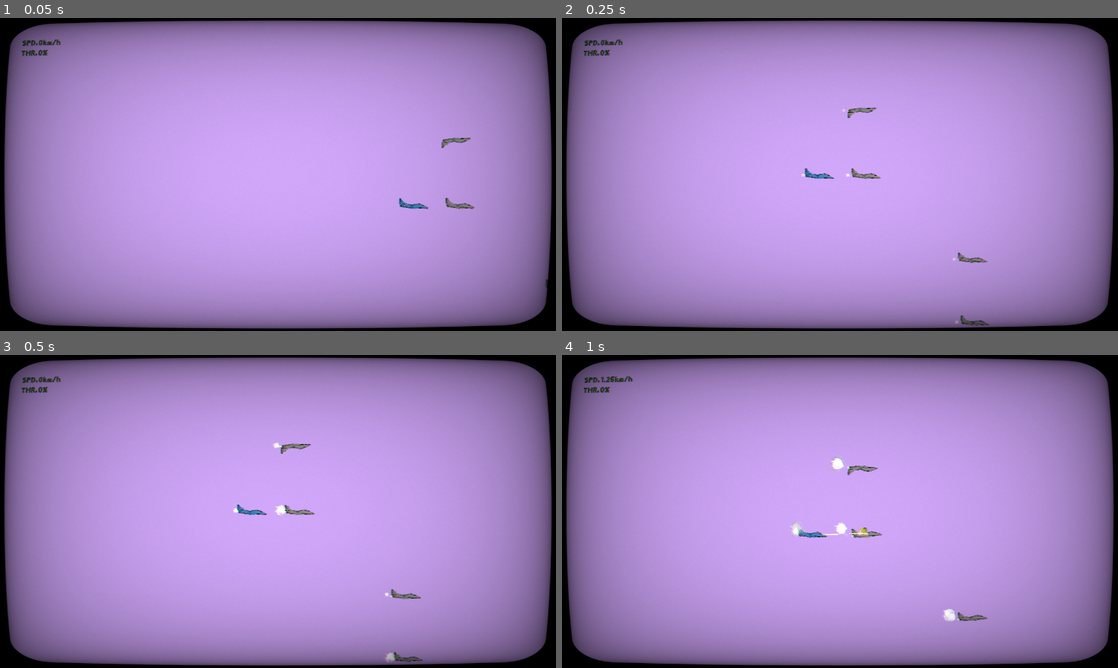
Above: before the commit, frames 1-4 (two rows, left to right).
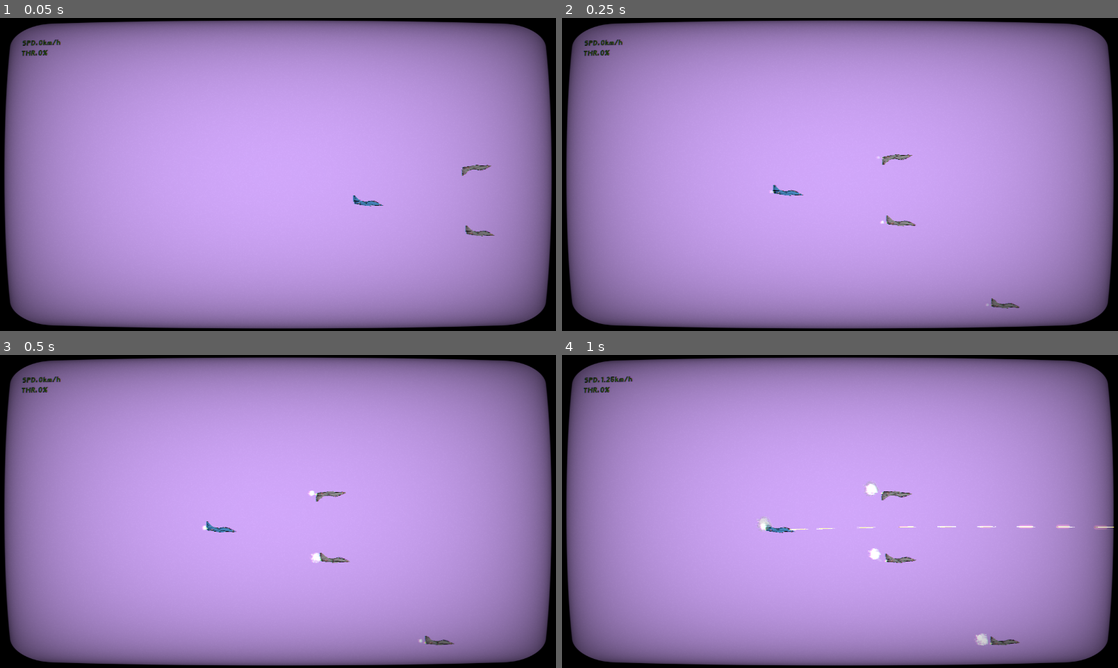
Above: after the commit, the same moments.

Repository: tm-sm/Igne-Caelum
Game: Godot game, scene res://testing2.tscn
The game is run twice, just before and just after one commit, with the same random seed, the same clock (stepped at 60 frames per second) and the same inputs.
Inputs:
- Up to frame 1 (0.05 s): no input
- Up to frame 2 (0.25 s): no input
- Up to frame 3 (0.5 s): no input
- Up to frame 4 (1 s): hold A (pitch_up) from 0.53 s (still down); hold Up (fire_machineguns) from 0.53 s (still down)

The runs differ from the first frame. In frame 1, 0.5% of the frame differs, in the area x 63-99%, y 38-87%; in frame 2, 0.8%; in frame 3, 1.0%; in frame 4, 1.4%, in the area x 35-100%, y 32-93%.

Commit message:
I should really do these gradually

Diff:
--- a/entities/PlayerCamera.gd
+++ b/entities/PlayerCamera.gd
@@ -24,7 +24,7 @@
 	else:
 		status = mode.PLAYER
 
-func _process(delta):
+func _process(_delta):
 	match status:
 		mode.PLAYER_AND_TARGET:
 			player_and_target_follow()
--- a/entities/planes/base/Intorv.tscn
+++ b/entities/planes/base/Intorv.tscn
@@ -183,6 +183,7 @@
 __meta__ = {
 "_edit_group_": true
 }
+plane_color = Color( 0.364706, 0.345098, 0.345098, 1 )
 weight_tons = 25.0
 max_health = 150
 max_speed = 2500.0
--- a/entities/planes/scripts/BasePlane.gd
+++ b/entities/planes/scripts/BasePlane.gd
@@ -20,7 +20,7 @@
 export(float) var weight_tons : float = 20
 export(int) var max_health : int = 100
 export(float) var max_speed = 2000.0
-export(float) var stall_speed = 600 #at which speed the aircraft starts to feel the effects of gravity
+export(float) var stall_speed = 600.0  #at which speed the aircraft starts to feel the effects of gravity
 export(float) var agility : float = 70
 export(float) var brakes_power : float = 100
 export(float) var engine_power : float = 800
@@ -65,7 +65,7 @@
 	machinegun.initialize(self)
 	color.modulate = plane_color
 
-func _process(delta):
+func _process(_delta):
 	if controls_enabled:
 		update_pitch()
 		update_thrust()
@@ -84,21 +84,21 @@
 		stalling = false
 
 	#this checks if stall_vapor should be emitting
-	if forward_speed > stall_speed / 2:
+	if forward_speed > stall_speed / 2 and vertical_speed != 0:
 		if forward_speed / abs(vertical_speed) < 0.5:
-#			var sign_needed = 1
-#			apply_central_impulse(Vector2(0, 10).rotated(get_rotation()) * sign_needed)
+			#var sign_needed = 1
+			#apply_central_impulse(Vector2(0, 10).rotated(get_rotation()) * sign_needed)
 			stall_vapor.emitting = true
 		else:
 			stall_vapor.emitting = false
 
-func _integrate_forces(state):
+func _integrate_forces(_state):
 	apply_thrust()
 	apply_pitch()
 	apply_gravity_effects()
 	apply_wind_resistance()
 
-func damage(dmg):
+func recieve_damage(dmg):
 	health = health - dmg
 	if health <= 0:
 		emit_signal("destroyed")
--- a/entities/planes/scripts/PlaneAI.gd
+++ b/entities/planes/scripts/PlaneAI.gd
@@ -37,7 +37,7 @@
 
 	if stalling:
 		flight_state = flight_action.stalling
-	elif abs(angle_to_target) < pi/180 * 2:
+	elif abs(angle_to_target) < pi/180 * 5:
 		flight_state = flight_action.straight_ahead
 	elif abs(angle_to_target) > pi/180 * 90:
 		flight_state = flight_action.sharp_turn
--- a/entities/weapons/BaseBullet.gd
+++ b/entities/weapons/BaseBullet.gd
@@ -10,14 +10,14 @@
 func fire(impulse):
 	weight = bullet_weight
 	apply_central_impulse(impulse)
-	timer.start(3)
+	timer.start(1.5)
 
 func _on_Bullet_body_entered(body):
 	add_collision_exception_with(body)
-	body.damage(damage)
+	body.recieve_damage(damage)
 	anim.play("explode")
 
-func damage(_dmg):
+func recieve_damage(_dmg):
 	anim.play("explode")
 
 func _on_Timer_timeout():
--- a/misc/ListenerDoppler.gd
+++ b/misc/ListenerDoppler.gd
@@ -5,7 +5,7 @@
 func _ready():
 	pass
 
-func _process(delta):
+func _process(_delta):
 	var sound_sources = active_sounds.keys()
 	for s in sound_sources:
 		var sound_mod =  active_sounds[s] / global_position.distance_to(s.global_position)
--- a/testing2.tscn
+++ b/testing2.tscn
@@ -41,7 +41,7 @@
 	data.connect(\"destroyed\", self, \"_on_data_source_destroyed\")
 	gathering_data = true
 
-func _process(delta):
+func _process(_delta):
 	if gathering_data:
 		speed_value.text = str(stepify(data.forward_speed / 2, 0.01)) + \"km/h\"
 		thrust_value.text = str(data.engine_thrust_percentage * 100) + \"%\"
@@ -359,15 +359,19 @@
 
 [node name="IntorvAI" parent="AI" instance=ExtResource( 5 )]
 position = Vector2( 3849, -271 )
+plane_color = Color( 0.411765, 0.411765, 0.411765, 1 )
 
 [node name="IntorvAI2" parent="AI" instance=ExtResource( 5 )]
 position = Vector2( 4869, 1103 )
+plane_color = Color( 0.411765, 0.411765, 0.411765, 1 )
 
 [node name="IntorvAI3" parent="AI" instance=ExtResource( 5 )]
 position = Vector2( 3886, 327 )
+plane_color = Color( 0.411765, 0.411765, 0.411765, 1 )
 
 [node name="IntorvAI4" parent="AI" instance=ExtResource( 5 )]
 position = Vector2( 4906, 1701 )
+plane_color = Color( 0.411765, 0.411765, 0.411765, 1 )
 
 [node name="PlayerCamera" type="Camera2D" parent="."]
 show_behind_parent = true
@@ -443,5 +447,5 @@
 anchor_bottom = 1.0
 
 [node name="Player" parent="." instance=ExtResource( 1 )]
-position = Vector2( 3443, 326 )
+position = Vector2( 2833, 45 )
 plane_color = Color( 0.0509804, 0.407843, 0.698039, 1 )
